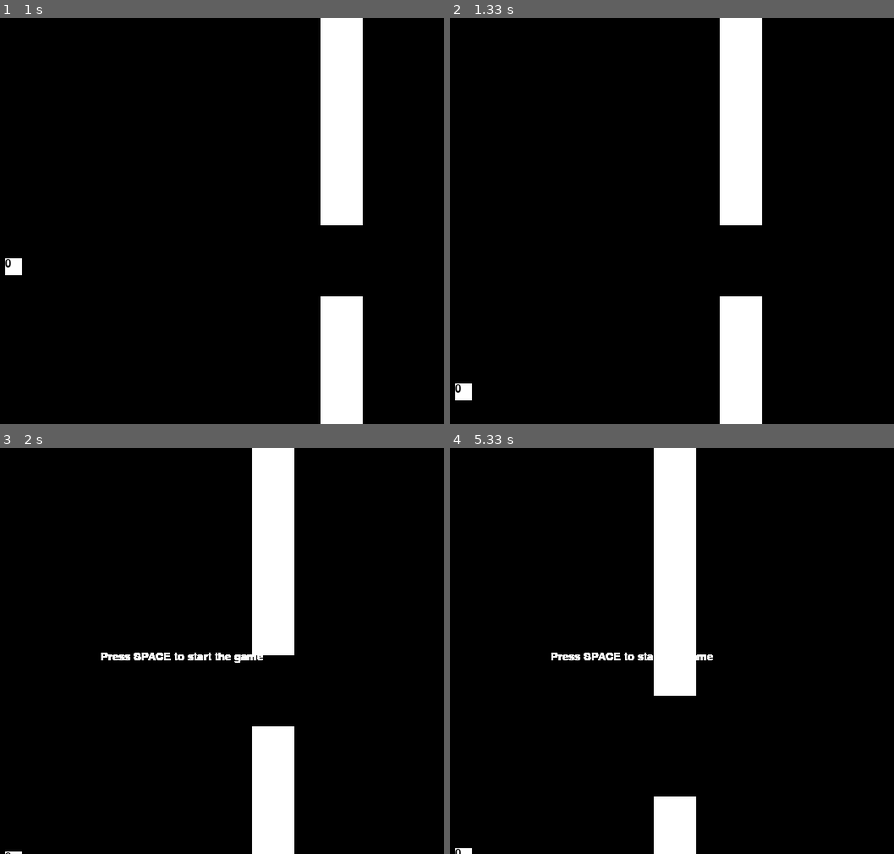
Above: before the commit, frames 1-4 (two rows, left to right).
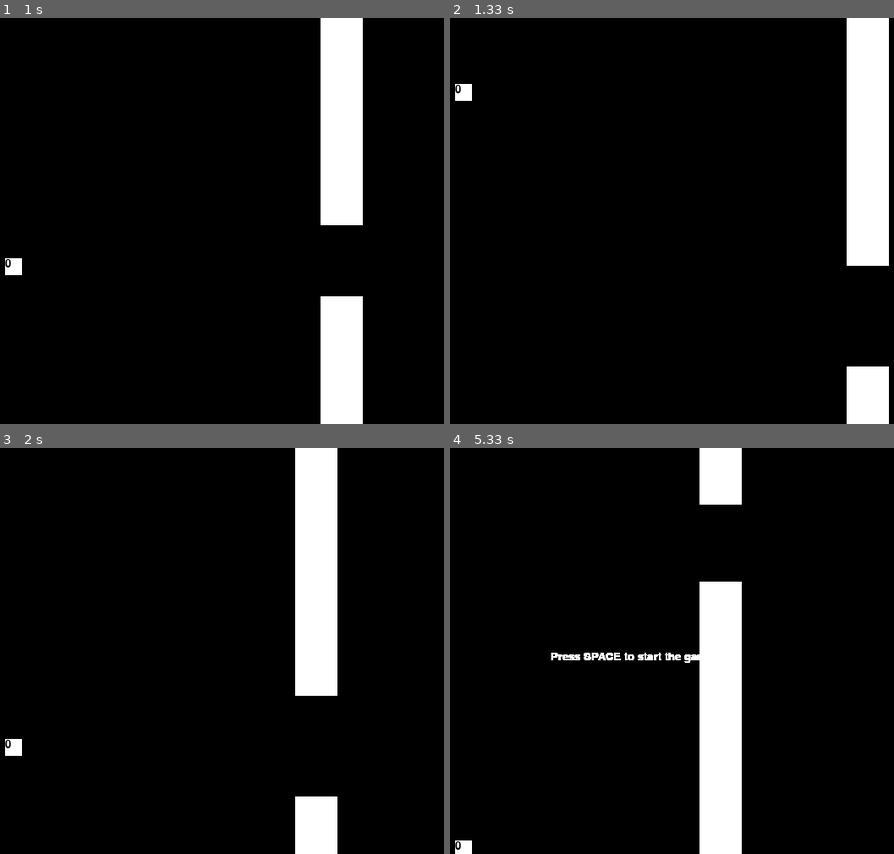
Above: after the commit, the same moments.

Repository: ilya138/pygame_neural
Game: pygame game, started from main.py
The game is run twice, just before and just after one commit, with the same random seed, the same clock (stepped at 60 frames per second) and the same inputs.
Inputs:
- Up to frame 1 (1 s): tap Space at 0.33 s; hold Up from 0.67 s (still down)
- Up to frame 2 (1.33 s): release Up at 1.13 s; tap Space at 1.17 s
- Up to frame 3 (2 s): hold Up 1.5-1.87 s; hold Up from 1.9 s (still down)
- Up to frame 4 (5.33 s): release Up at 2.2 s; tap Space at 3.7 s; hold Up 4.03-4.4 s; hold Up 4.43-4.73 s

Frame 1 is identical in both runs. In frame 2, 15% of the frame differs, in the area x 1-99%, y 0-100%; in frame 3, 16%, in the area x 1-76%, y 0-100%; in frame 4, 15%.

Commit message:
minor fixes

Diff:
--- a/main.py
+++ b/main.py
@@ -1,4 +1,4 @@
-import random, math, pygame
+import random, math, pygame, sys, datetime
 from pygame.locals import *
 
 # constants
@@ -16,75 +16,78 @@
 
 class PipeLine():
 
-    rect_Top_Pipe = None
-    rect_Bottom_Pipe = None
+    topPipeSprite = None
+    bottomPipeSprite = None
     x = None
 
     def tick(self, scene):
 
-        pygame.draw.rect(scene, COLOR_BLACK, self.rect_Top_Pipe)
-        pygame.draw.rect(scene, COLOR_BLACK, self.rect_Bottom_Pipe)
+        pygame.draw.rect(scene, COLOR_BLACK, self.topPipeSprite)
+        pygame.draw.rect(scene, COLOR_BLACK, self.bottomPipeSprite)
 
-        self.rect_Top_Pipe.move_ip(-PIPE_SPEED, 0)
-        self.rect_Bottom_Pipe.move_ip(-PIPE_SPEED, 0)
+        self.topPipeSprite.move_ip(-PIPE_SPEED, 0)
+        self.bottomPipeSprite.move_ip(-PIPE_SPEED, 0)
 
-        pygame.draw.rect(scene, COLOR_WHITE, self.rect_Top_Pipe)
-        pygame.draw.rect(scene, COLOR_WHITE, self.rect_Bottom_Pipe)
+        pygame.draw.rect(scene, COLOR_WHITE, self.topPipeSprite)
+        pygame.draw.rect(scene, COLOR_WHITE, self.bottomPipeSprite)
 
-        self.x = self.rect_Top_Pipe.x
+        self.x = self.topPipeSprite.x
 
     def __init__(self, scene):
 
         self.gap_pos_y = random.randint(50, WINSIZE[1] - 120)
         self.gap_size = random.randint(80, 120)
 
-        topPipePos = (WINSIZE[0] - PIPE_WIDTH, 0, PIPE_WIDTH, self.gap_pos_y)
-        bottomPipePos = (WINSIZE[0] - PIPE_WIDTH, self.gap_pos_y + self.gap_size, PIPE_WIDTH, WINSIZE[1] - self.gap_pos_y + self.gap_size)
-        self.rect_Top_Pipe = pygame.draw.rect(scene, COLOR_WHITE, topPipePos)
-        self.rect_Bottom_Pipe = pygame.draw.rect(scene, COLOR_BLACK, bottomPipePos)
-        self.x = self.rect_Top_Pipe.x
-
+        topPipeSpritePos = (WINSIZE[0] - PIPE_WIDTH, 0, PIPE_WIDTH, self.gap_pos_y)
+        bottomPipeSpritePos = (WINSIZE[0] - PIPE_WIDTH, self.gap_pos_y + self.gap_size, PIPE_WIDTH, WINSIZE[1] - self.gap_pos_y + self.gap_size)
+        self.topPipeSprite = pygame.draw.rect(scene, COLOR_WHITE, topPipeSpritePos)
+        self.bottomPipeSprite = pygame.draw.rect(scene, COLOR_BLACK, bottomPipeSpritePos)
+        self.x = self.topPipeSprite.x
 
 class Bird():
 
-    rect = None
+    sprite = None
     velocity = 0
     score = 0
     dead = False
+    color = None
+
+    def __init__(self, scene, color=COLOR_WHITE):
+        self.sprite = pygame.draw.rect(scene, color, (BIRD_START_X, BIRD_START_Y, BIRD_SIZE, BIRD_SIZE))
+        self.created = datetime.datetime.now()
 
     def tick(self, scene):
 
         if self.dead:
             return
 
-        y = int(self.rect.y - self.velocity)
+        y = int(self.sprite.y - self.velocity)
 
         if y <= 0 or y >= WINSIZE[1]:
             self.kill()
         else:
             self.draw(scene, COLOR_BLACK)
-            self.rect.move_ip(0, -self.velocity)
+
+            self.sprite.move_ip(0, -self.velocity)
             self.velocity = self.velocity - GRAVITY
             self.draw(scene, COLOR_WHITE)
 
     def draw(self, scene, color):
 
         global font
-        pygame.draw.rect(scene, color, self.rect)
+        pygame.draw.rect(scene, color, self.sprite)
         score_text = font.render("{}".format(self.score), True, COLOR_BLACK)
-        scene.blit(score_text, self.rect)
+        scene.blit(score_text, self.sprite)
 
     def jump(self):
         self.velocity = BIRD_JUMP_VELOCITY
 
     def overlaps(self, pipes):
-        return pipes.rect_Top_Pipe.colliderect(self.rect) or pipes.rect_Bottom_Pipe.colliderect(self.rect)
-
-    def __init__(self, scene):
-        self.rect = pygame.draw.rect(scene, COLOR_WHITE, (BIRD_START_X, BIRD_START_Y, BIRD_SIZE, BIRD_SIZE))
+        return pipes.topPipeSprite.colliderect(self.sprite) or pipes.bottomPipeSprite.colliderect(self.sprite)
 
     def kill(self):
         self.dead = True
+        self.lifeTime = (datetime.datetime.now() - self.created).microseconds
 
 def main():
 
@@ -109,8 +112,11 @@
         # Controls and stuff
         pygame.display.update()
         for e in pygame.event.get():
-            if hasattr(e, "key"):
-                if e.key == K_UP:
+            if e.type == KEYDOWN:
+                if e.key == K_ESCAPE:
+                    pygame.quit()
+                    sys.exit(0)
+                elif e.key == K_UP:
                     for bird in birds:
                         bird.jump()
                 elif e.key == K_SPACE and not game_started:
@@ -118,9 +124,6 @@
                     birds = [Bird(scene)]
                     game_started = True
                     scene.fill(COLOR_BLACK)
-            elif e.type == MOUSEBUTTONDOWN:
-                for bird in birds:
-                    bird.jump()
 
         if not game_started:
             text = font.render("Press SPACE to start the game", True, COLOR_WHITE)
@@ -135,18 +138,17 @@
                     if bird.overlaps(pipeLine):
                         bird.kill()
 
-                if bird.rect.x >= pipeLine.rect_Top_Pipe.x and len(pipeLines) == 1:
+                if bird.sprite.x >= pipeLine.x and len(pipeLines) == 1:
                     pipeLines.append(PipeLine(scene))
                     bird.score += 1
 
         if all(bird.dead for bird in birds):
             game_started = False
 
-        for lineToDelete in [pipe for pipe in pipeLines if pipe.x < -PIPE_WIDTH]:
-            pipeLines.remove(lineToDelete)
+        for pipeToDelete in [pipe for pipe in pipeLines if pipe.x < -PIPE_WIDTH]:
+            pipeLines.remove(pipeToDelete)
 
         clock.tick(60)
 
-# if python says run, then we should run
 if __name__ == "__main__":
     main()
